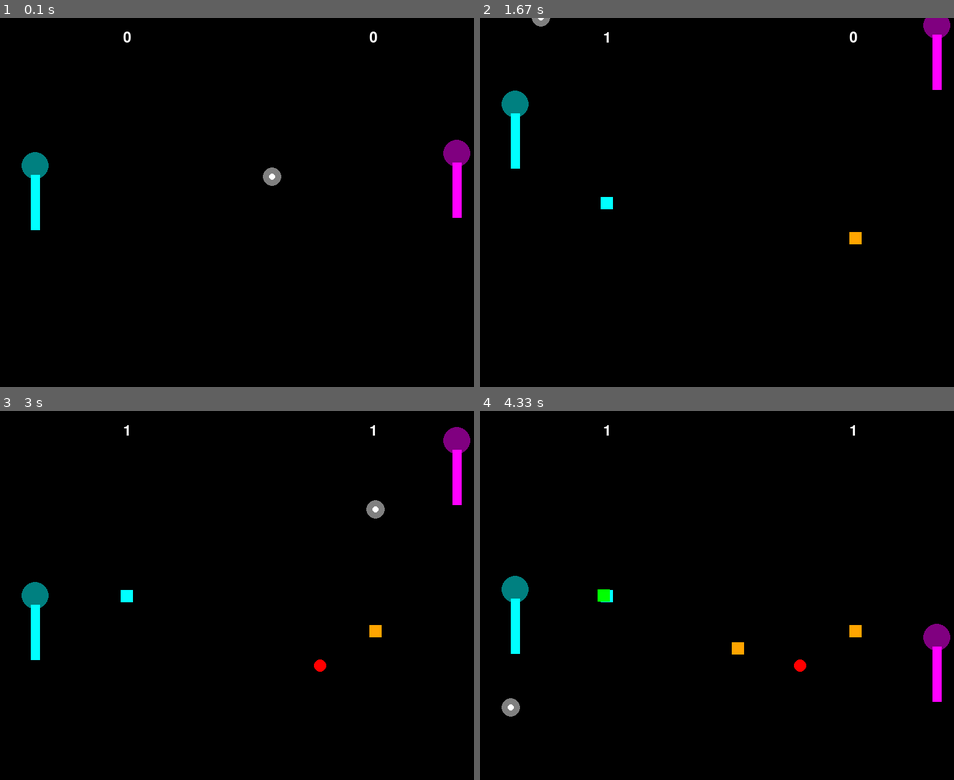
Above: before the commit, frames 1-4 (two rows, left to right).
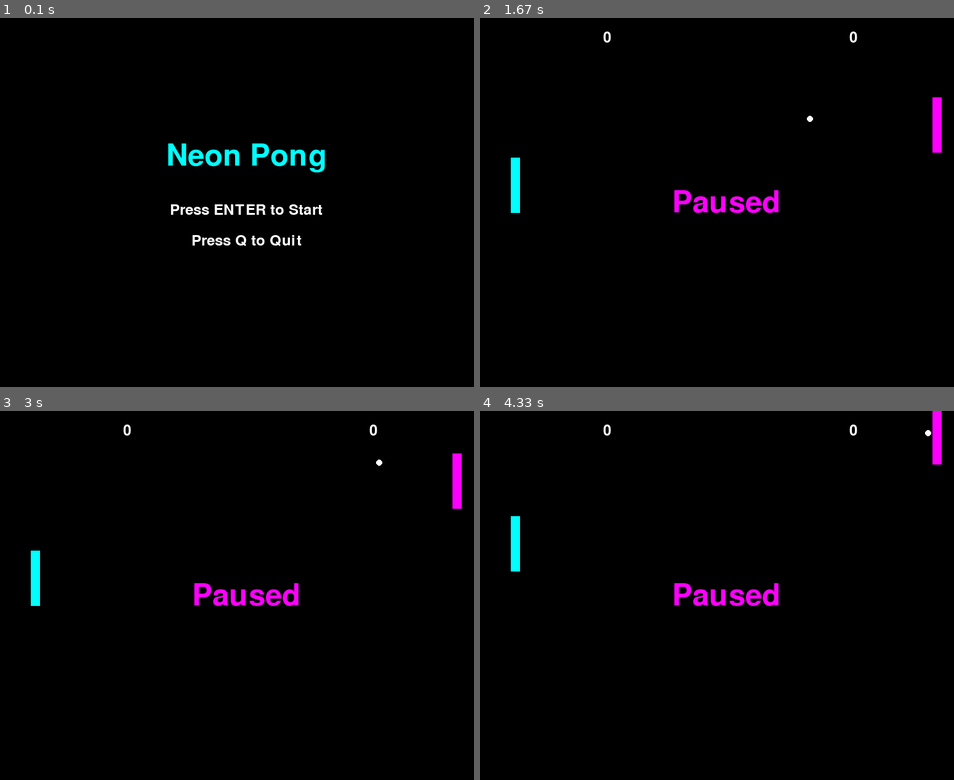
Above: after the commit, the same moments.

Repository: PHCASCStudent/Pong-Pygame
Game: pygame game, started from main.py
Two runs of this game, one before a commit and one after it. Both use one fixed random seed, a clock stepped at 60 frames per second and the inputs below.
Inputs:
- Up to frame 1 (0.1 s): no input
- Up to frame 2 (1.67 s): tap Enter at 0.33 s; tap Space at 0.67, 1, 1.4 s; hold Up from 1.33 s (still down)
- Up to frame 3 (3 s): tap Space at 1.7, 1.9, 2.23, 2.63 s; release Up at 1.8 s; hold Down 1.83-2.13 s; hold Up 2.17-2.53 s; hold Down 2.57-2.93 s; hold Up from 2.97 s (still down)
- Up to frame 4 (4.33 s): tap Space at 3.03, 3.37, 3.7, 4.1 s; release Up at 3.27 s; hold Down 3.3-3.6 s; hold Up 3.63-4 s; hold Down from 4.03 s (still down)

The runs differ from the first frame. In frame 1, 3.1% of the frame differs, in the area x 4-100%, y 3-62%; in frame 2, 2.6%; in frame 3, 2.2%; in frame 4, 3.0%.

Commit message:
Fully functioning game with scores, CPU with chance to miss, main menu. powerups are remaining.

Diff:
--- a/main.py
+++ b/main.py
@@ -1,43 +1,37 @@
 import pygame
 import random
 import sys
-
-# Initialize Pygame
+import os
+os.environ['SDL_AUDIODRIVER'] = 'dummy'
 pygame.init()
 
-# Screen dimensions
 WIDTH = 800
 HEIGHT = 600
 screen = pygame.display.set_mode((WIDTH, HEIGHT))
 pygame.display.set_caption("Neon Pong")
 
-# Colors (Neon style)
 NEON_BLUE = (0, 255, 255)
 NEON_PINK = (255, 0, 255)
 NEON_RED = (255, 0, 0)
 WHITE = (255, 255, 255)
 BLACK = (0, 0, 0)
 
-# Game objects
 PADDLE_WIDTH = 15
 PADDLE_HEIGHT = 90
 BALL_SIZE = 10
-PADDLE_SPEED = 5
-BALL_SPEED = 7
-
-# Powerup settings
+PADDLE_SPEED = 7
+BALL_SPEED = 4
+
 POWERUP_SIZE = 20
-POWERUP_SPAWN_RATE = 0.02  # Chance of spawning per frame
-POWERUP_DURATION = 5000  # 5 seconds in milliseconds
-
-# Initialize game objects
+POWERUP_SPAWN_RATE = 0.001  # Much less frequent
+POWERUP_DURATION = 5000
+
 player_paddle = pygame.Rect(50, HEIGHT // 2 - PADDLE_HEIGHT // 2, PADDLE_WIDTH, PADDLE_HEIGHT)
 cpu_paddle = pygame.Rect(WIDTH - 50 - PADDLE_WIDTH, HEIGHT // 2 - PADDLE_HEIGHT // 2, PADDLE_WIDTH, PADDLE_HEIGHT)
 ball = pygame.Rect(WIDTH // 2 - BALL_SIZE // 2, HEIGHT // 2 - BALL_SIZE // 2, BALL_SIZE, BALL_SIZE)
 ball_speed_x = BALL_SPEED * random.choice((1, -1))
 ball_speed_y = BALL_SPEED * random.choice((1, -1))
 
-# Powerup states
 powerups = []
 fireball_active = False
 fireball_timer = 0
@@ -45,22 +39,24 @@
 paddle_size_modifier = 1.0
 powerup_timer = 0
 
-# Scores
+cpu_miss_chance = 0.1
+cpu_miss_increment = 0.01
+cpu_miss_max = 0.50
+
 player_score = 0
 cpu_score = 0
 font = pygame.font.Font(None, 36)
-
-# Create a surface for glowing effect
+big_font = pygame.font.Font(None, 72)
+
 def create_glow_surface(size, color, alpha=128):
     surf = pygame.Surface((size * 3, size * 3), pygame.SRCALPHA)
     pygame.draw.circle(surf, (*color, alpha), (size * 1.5, size * 1.5), size * 1.5)
     return surf
 
-# Powerup class
 class Powerup:
     def __init__(self, x, y, type):
         self.rect = pygame.Rect(x, y, POWERUP_SIZE, POWERUP_SIZE)
-        self.type = type  # "fireball", "speed_up", "speed_down", "paddle_increase", "paddle_decrease"
+        self.type = type
 
 def spawn_powerup():
     if random.random() < POWERUP_SPAWN_RATE:
@@ -73,7 +69,6 @@
 def apply_powerup(powerup):
     global fireball_active, fireball_timer, speed_modifier, paddle_size_modifier, powerup_timer
     powerup_timer = pygame.time.get_ticks()
-
     if powerup.type == "fireball":
         fireball_active = True
         fireball_timer = pygame.time.get_ticks()
@@ -98,91 +93,130 @@
     player_paddle.height = PADDLE_HEIGHT
     player_paddle.y = HEIGHT // 2 - PADDLE_HEIGHT // 2
 
-# Game loop
+def draw_main_menu():
+    screen.fill(BLACK)
+    title = big_font.render("Neon Pong", True, NEON_BLUE)
+    start_text = font.render("Press ENTER to Start", True, WHITE)
+    quit_text = font.render("Press Q to Quit", True, WHITE)
+    screen.blit(title, (WIDTH // 2 - title.get_width() // 2, HEIGHT // 3))
+    screen.blit(start_text, (WIDTH // 2 - start_text.get_width() // 2, HEIGHT // 2))
+    screen.blit(quit_text, (WIDTH // 2 - quit_text.get_width() // 2, HEIGHT // 2 + 50))
+    pygame.display.flip()
+
+def draw_pause():
+    pause_text = big_font.render("Paused", True, NEON_PINK)
+    screen.blit(pause_text, (WIDTH // 2 - pause_text.get_width() // 2, HEIGHT // 2 - pause_text.get_height() // 2))
+    pygame.display.flip()
+
 clock = pygame.time.Clock()
 running = True
+paused = False
+in_menu = True
 
 while running:
+    if in_menu:
+        draw_main_menu()
+        for event in pygame.event.get():
+            if event.type == pygame.QUIT:
+                running = False
+            if event.type == pygame.KEYDOWN:
+                if event.key == pygame.K_RETURN:
+                    in_menu = False
+                if event.key == pygame.K_q:
+                    running = False
+        continue
+
     for event in pygame.event.get():
         if event.type == pygame.QUIT:
             running = False
-
-    # Player paddle movement
+        if event.type == pygame.KEYDOWN:
+            if event.key == pygame.K_SPACE:
+                paused = not paused
+
+    if paused:
+        draw_pause()
+        while paused:
+            for event in pygame.event.get():
+                if event.type == pygame.QUIT:
+                    running = False
+                    paused = False
+                if event.type == pygame.KEYDOWN:
+                    if event.key == pygame.K_SPACE:
+                        paused = False
+            clock.tick(10)
+        continue
+
     keys = pygame.key.get_pressed()
     if keys[pygame.K_UP] and player_paddle.top > 0:
         player_paddle.y -= PADDLE_SPEED
     if keys[pygame.K_DOWN] and player_paddle.bottom < HEIGHT:
         player_paddle.y += PADDLE_SPEED
 
-    # CPU paddle movement (simple AI)
-    cpu_speed = PADDLE_SPEED * 0.8  # Slightly slower than player
+    cpu_speed = PADDLE_SPEED * 0.8
     if cpu_paddle.centery < ball.centery and cpu_paddle.bottom < HEIGHT:
-        cpu_paddle.y += cpu_speed
+        if ball_speed_x > 0 and random.random() < cpu_miss_chance:
+            pass
+        else:
+            cpu_paddle.y += cpu_speed
     if cpu_paddle.centery > ball.centery and cpu_paddle.top > 0:
-        cpu_paddle.y -= cpu_speed
-
-    # Ball movement
+        if ball_speed_x > 0 and random.random() < cpu_miss_chance:
+            pass
+        else:
+            cpu_paddle.y -= cpu_speed
+
     current_speed_x = ball_speed_x * speed_modifier
     current_speed_y = ball_speed_y * speed_modifier
     ball.x += current_speed_x
     ball.y += current_speed_y
 
-    # Ball collisions with top and bottom
+    if ball_speed_x > 0:
+        cpu_miss_chance = min(cpu_miss_max, cpu_miss_chance + cpu_miss_increment)
+    else:
+        cpu_miss_chance = max(0.0, cpu_miss_chance - cpu_miss_increment)
+
     if ball.top <= 0 or ball.bottom >= HEIGHT:
         ball_speed_y = -ball_speed_y
 
-    # Ball collisions with paddles
     if ball.colliderect(player_paddle) and ball_speed_x < 0:
         ball_speed_x = -ball_speed_x
     if ball.colliderect(cpu_paddle) and ball_speed_x > 0:
         ball_speed_x = -ball_speed_x
 
-    # Ball out of bounds
     if ball.left <= 0:
         cpu_score += 1
+        pygame.display.flip()
+        pygame.time.delay(600)  # Pause to show score
         ball.center = (WIDTH // 2, HEIGHT // 2)
         ball_speed_x = BALL_SPEED * random.choice((1, -1))
         ball_speed_y = BALL_SPEED * random.choice((1, -1))
-        reset_powerups()
+        cpu_miss_chance = 0.0
+
     if ball.right >= WIDTH:
         player_score += 1
+        pygame.display.flip()
+        pygame.time.delay(600)
         ball.center = (WIDTH // 2, HEIGHT // 2)
         ball_speed_x = BALL_SPEED * random.choice((1, -1))
         ball_speed_y = BALL_SPEED * random.choice((1, -1))
-        reset_powerups()
-
-    # Spawn and collect powerups
+
     spawn_powerup()
     for powerup in powerups[:]:
         if player_paddle.colliderect(powerup.rect):
             apply_powerup(powerup)
             powerups.remove(powerup)
 
-    # Powerup duration
     current_time = pygame.time.get_ticks()
     if fireball_active and current_time - fireball_timer > POWERUP_DURATION:
         fireball_active = False
     if powerup_timer and current_time - powerup_timer > POWERUP_DURATION:
         reset_powerups()
 
-    # Drawing
     screen.fill(BLACK)
-
-    # Draw glowing paddles
-    player_glow = create_glow_surface(PADDLE_WIDTH, NEON_BLUE)
-    cpu_glow = create_glow_surface(PADDLE_WIDTH, NEON_PINK)
-    screen.blit(player_glow, (player_paddle.x - PADDLE_WIDTH, player_paddle.y - (PADDLE_HEIGHT * paddle_size_modifier - PADDLE_WIDTH) // 2))
-    screen.blit(cpu_glow, (cpu_paddle.x - PADDLE_WIDTH, cpu_paddle.y - (PADDLE_HEIGHT - PADDLE_WIDTH) // 2))
     pygame.draw.rect(screen, NEON_BLUE, player_paddle)
     pygame.draw.rect(screen, NEON_PINK, cpu_paddle)
-
-    # Draw ball with glow
     ball_color = NEON_RED if fireball_active else WHITE
-    ball_glow = create_glow_surface(BALL_SIZE, ball_color)
-    screen.blit(ball_glow, (ball.x - BALL_SIZE, ball.y - BALL_SIZE))
     pygame.draw.ellipse(screen, ball_color, ball)
 
-    # Draw powerups
     for powerup in powerups:
         if powerup.type == "fireball":
             pygame.draw.circle(screen, NEON_RED, powerup.rect.center, POWERUP_SIZE // 2)
@@ -195,7 +229,6 @@
         elif powerup.type == "paddle_decrease":
             pygame.draw.rect(screen, (255, 0, 255), powerup.rect)
 
-    # Draw scores
     player_text = font.render(str(player_score), True, WHITE)
     cpu_text = font.render(str(cpu_score), True, WHITE)
     screen.blit(player_text, (WIDTH // 4, 20))
